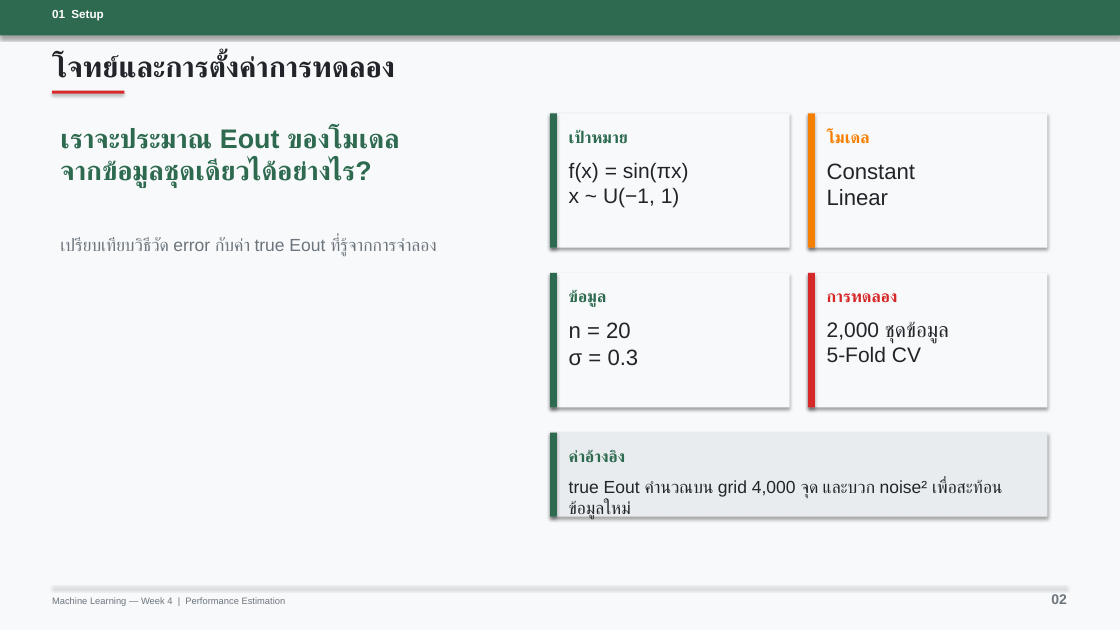
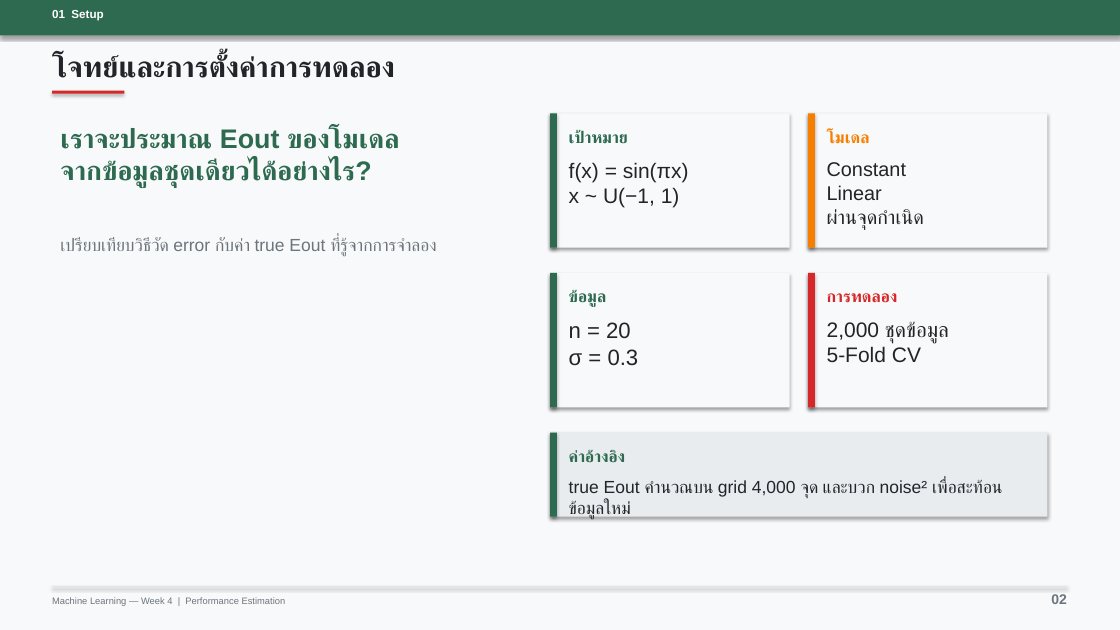
Before and after one commit to HungryBro/Machine_Leaning, a slide deck: slide 2 of Assignment/Week4/Slide/slides_Week4.pptx. Drawn at 1120x630 pixels with LibreOffice and Linux fonts; fonts in the diff are those of the drawing. Boxes give left, top, right and bottom in pixels: in the first picture for what was removed or moved away, otherwise in the second. Text is boxed around its words. In the diff, an @@ line names an element or a change of style, - is before the commit and + after.

```diff
--- a/Assignment/Week4/Slide/slides_Week4.pptx
+++ b/Assignment/Week4/Slide/slides_Week4.pptx
@@ text at (x1=827, y1=162, x2=924, y2=230): text changed; size 19 to 17 pt @@
-Constant
-Linear
+Constant
+Linear
+ผ่านจุดกำเนิด
```
Also in this commit, not shown: 5 other slides changed, 22 other files.
